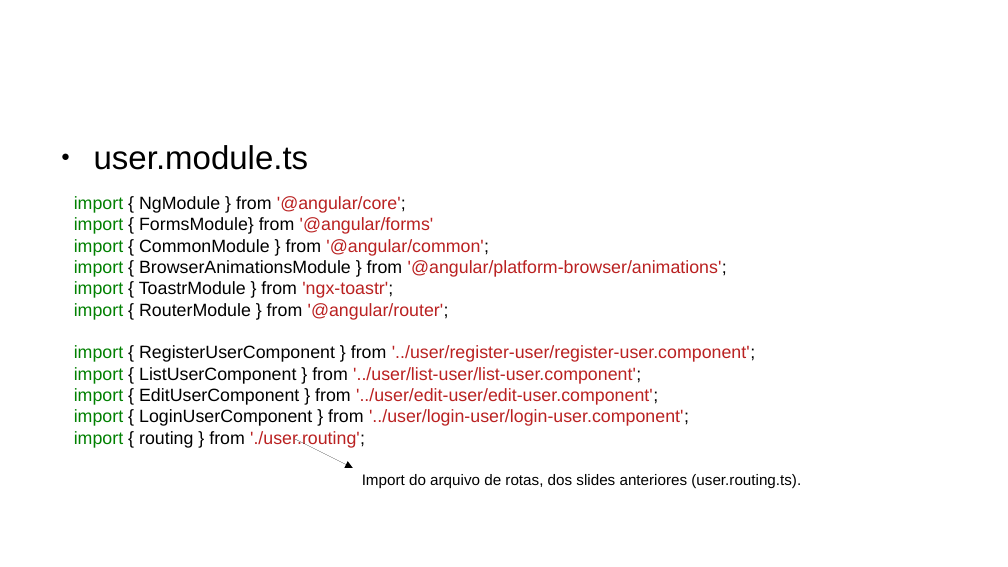
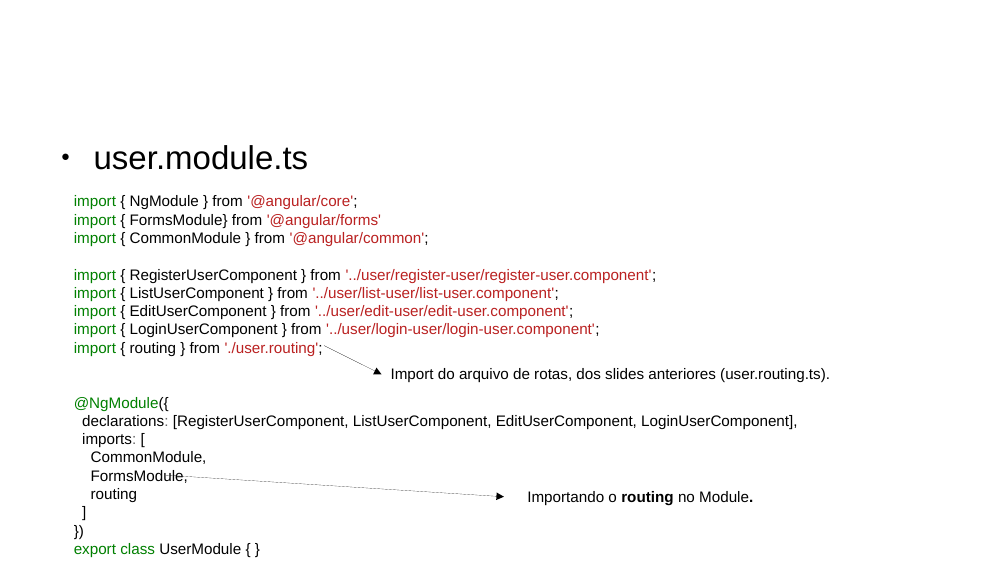
Before and after one commit to CCastro01/PIW-2019_1, a slide deck: slide 11 of SLIDES/14 - Refatoração do Projeto CRUD.odp. Drawn at 1008x567 pixels with LibreOffice and Linux fonts; fonts in the diff are those of the drawing; background and template pictures are left out. Boxes give left, top, right and bottom in pixels: in the first picture for what was removed or moved away, otherwise in the second. Text is boxed around its words. In the diff, an @@ line names an element or a change of style, - is before the commit and + after.

Commit message:
login no express

```diff
--- a/SLIDES/14 - Refatoração do Projeto CRUD.odp
+++ b/SLIDES/14 - Refatoração do Projeto CRUD.odp
@@ text at (x1=74, y1=195, x2=657, y2=356): size 14 to 12 pt in "import { NgModule } from '@angular/core';", "import { FormsModule} from '@angular/forms'", "import { CommonModule } from '@angular/common';", "import { RegisterUserComponent } from '../user/register-user ..." and 4 more places @@
@@ text at (x1=74, y1=260, x2=727, y2=320): paragraphs removed @@
-import { BrowserAnimationsModule } from '@angular/platform-browser/animations';
-import { ToastrModule } from 'ngx-toastr';
-import { RouterModule } from '@angular/router';
@@ arrow moved from (295, 439) - (353, 468) to (324, 346) - (381, 374) @@
@@ text "Import do arquivo de rotas, ..." moved from (x1=362, y1=474, x2=801, y2=488) to (x1=391, y1=368, x2=830, y2=382) @@
@@ text at (x1=74, y1=397, x2=797, y2=557): paragraphs added @@
+@NgModule({
+declarations: [RegisterUserComponent, ListUserComponent, EditUserComponent, LoginUserComponent],
+imports: [
+CommonModule,
+FormsModule,
+routing
+]
+})
+export class UserModule { }
@@ arrow added from (166, 476) to (504, 497), #000000 0 pt @@
@@ text added at (x1=527, y1=491, x2=753, y2=505), 12 pt, text #000000 @@
+Importando o routing no Module.
```
Also in this commit, not shown: 6 other slides changed, 2 slides removed, 12 other files.
